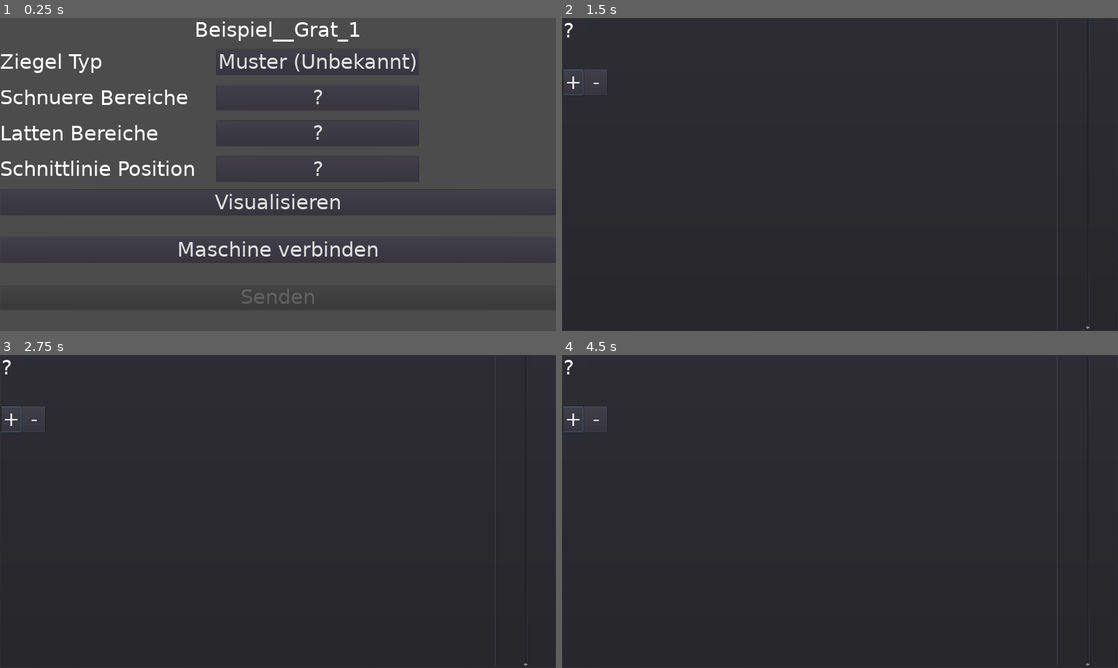
Above: before the commit, frames 1-4 (two rows, left to right).
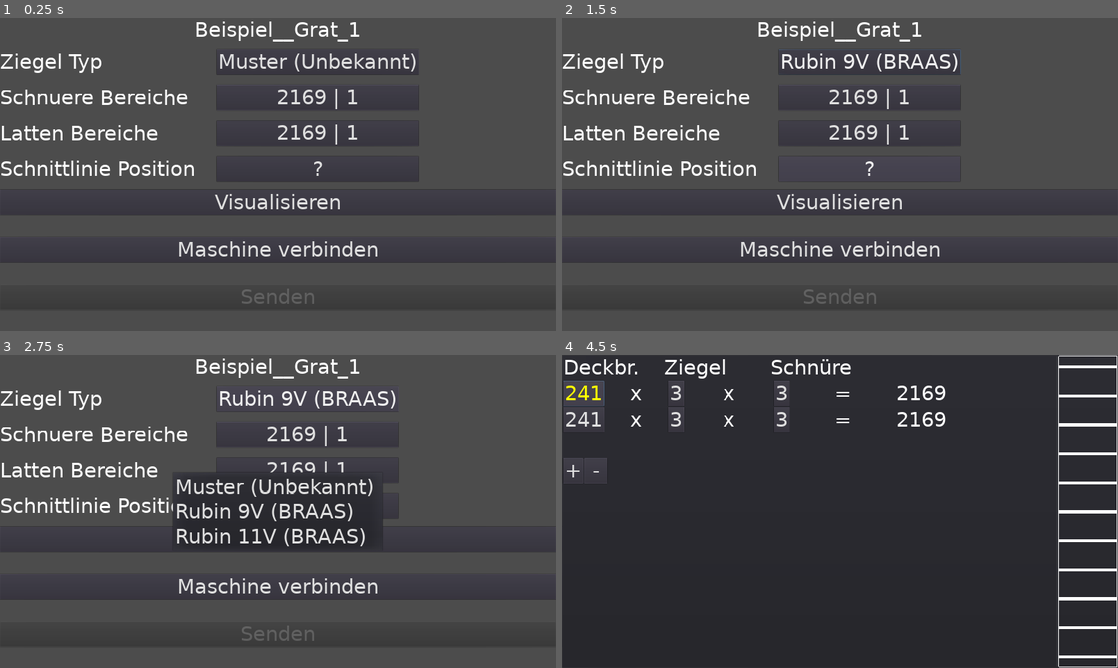
Above: after the commit, the same moments.

Repository: schwitin/TilesCutting1
Game: Godot game, scene res://Einstellungen/EinstellungenInput.tscn
Two runs of this game, one before a commit and one after it. Both use one fixed random seed, a clock stepped at 60 frames per second and the inputs below. This scene is started directly instead of the project's main scene.
Inputs (mouse positions are in pixels of both pictures, inside the frame that each line leads up to):
- Up to frame 1 (0.25 s): no input
- Up to frame 2 (1.5 s): click "Muster (Unbekannt)" at 0.5 s; click "?" at 1.25 s
- Up to frame 3 (2.75 s): click "Muster (Unbekannt)" (after the commit: "Rubin 9V (BRAAS)") at 2 s
- Up to frame 4 (4.5 s): click "?" (after the commit: "2169 | 1") at 2.75 s; click "+" at 3.5 s; click (584, 392) at 4.25 s, where only the run after the commit has a clickable "241"

The runs differ from the first frame. In frame 1, 0.5% of the frame differs, in the area x 50-65%, y 22-41%; in frame 2, 76%, in the area x 0-100%, y 0-100%; in frame 3, 73%; in frame 4, 3.7%.
Error before the commit: Invalid get index 'bereicheLatten' (on base: 'Nil'). (res://Einstellungen/Bereiche/BereicheInput.gd:53)
Error after the commit: Invalid call. Nonexistent function 'set_ziegel_typ' in base 'Nil'. (res://Einstellungen/EinstellungenInput.gd:60)

Commit message:
Selbst gebastelten slider eingebaut

Diff:
--- /dev/null
+++ b/Controls/NiceSlider.gd
@@ -0,0 +1,227 @@
+extends Control
+
+var sliderPositon
+var sliderLastPosition
+
+var lastMovingStepTime = OS.get_ticks_msec()
+var speedSetTime =  OS.get_ticks_msec()
+
+var MIN_SENSITIVITY = 1
+var MAX_SENSITIVITY = 100
+var sensitivity = MAX_SENSITIVITY
+
+var inernalValue = 0
+var value = 0
+var minValue = 0
+var maxValue = 100
+
+var speed = 0
+var MAX_SPEED = 1000
+var MIN_SPEED = 200
+var SPEED_DECREMENT = 2
+
+
+signal value_changed(value)
+
+var isPressed = false
+
+func _ready():
+	sliderPositon = int((rect_size.y / 2))
+	sliderLastPosition = null
+
+
+func _gui_input(event):
+	if event.is_class('InputEventScreenTouch'):
+		accept_event()
+		if (!event.pressed && OS.get_ticks_msec() - self.speedSetTime > 100):
+			self.speed = 0 # discard speed becouse no swip
+
+		self.isPressed = event.pressed
+		self.sliderLastPosition = null
+		if self.isPressed:
+			stop()
+
+	if event.is_class('InputEventScreenDrag'):
+		accept_event()
+		move_manualy(event.position.y)
+		set_new_speed(event.speed.y)
+
+
+# warning-ignore:unused_argument
+func _process(delta):
+	if is_moving_automaticaly():
+		move_step_automaticaly()
+
+
+func _draw():
+	var offset = 100
+	var color
+	if is_on_limit() :
+		color = Color.gray
+	else:
+		color = Color.white
+
+	# draw below sliderPosition
+	var y = sliderPositon
+	while(y < rect_size.y):
+		draw_rect(Rect2(Vector2(0,y), Vector2(rect_size.x, 10)), color)
+		y += offset
+
+	# draw above sliderPositin
+	y = sliderPositon
+	while(y > 0):
+		draw_rect(Rect2(Vector2(0,y), Vector2(rect_size.x, 10)), color)
+		y -= offset
+
+	# draw bounding box
+	draw_rect(Rect2(Vector2(0,0), Vector2(rect_size.x, rect_size.y)), Color.white, false)
+
+
+func move_manualy(fingerPosition):
+	if self.sliderLastPosition == null :
+		self.sliderLastPosition = fingerPosition
+		self.sliderPositon = fingerPosition
+		return
+
+	var movedDistance = int(self.sliderLastPosition - fingerPosition)
+	var allowedDecrement = self.update_value(movedDistance)
+	#print(self.sliderLastPosition, ', ', event.position.y, ', ', movedDistance, ',', allowedDecrement)
+	self.sliderPositon -= allowedDecrement
+	self.sliderLastPosition = self.sliderPositon
+	update()
+
+
+func move_step_automaticaly():
+	if !self.is_moving_in_current_direction_allowed():
+		stop()
+		return
+
+	var currentTime = OS.get_ticks_msec()
+	var elapsedTime = currentTime - self.lastMovingStepTime
+	var delayMs = 1000.0 / abs(speed)
+	if elapsedTime < delayMs :
+		return
+
+	self.lastMovingStepTime = currentTime
+	update_values(elapsedTime / 1000.0)
+	update()
+
+
+func update_values(elapsedTime):
+	var distanceToMove = int(self.speed * elapsedTime)
+	self.speed -= self.SPEED_DECREMENT * self.speed/abs(self.speed)
+	self.sliderPositon += distanceToMove
+	flipSliderPositionIfNecessary()
+	update_value(-distanceToMove)
+
+
+func flipSliderPositionIfNecessary():
+	if sliderPositon < 0 :
+		sliderPositon = rect_size.y
+
+	if sliderPositon > rect_size.y :
+		sliderPositon = 0
+
+
+func update_value(requestedIncrement):
+	if abs(requestedIncrement) < 1 :
+		return 0
+
+	var successfullIncrement = 0
+	var direction = int(requestedIncrement / abs(requestedIncrement))
+
+	# warning-ignore:unused_variable
+	for i in range(abs(requestedIncrement)):
+		# print(direction, ',', self.value)
+		if direction > 0 && self.value >= self.maxValue || direction < 0 && self.value <= self.minValue:
+			stop()
+			break
+
+		self.inernalValue += 1 * direction
+		successfullIncrement += 1 * direction
+
+		if self.inernalValue % self.sensitivity == 0 :
+			self.value += 1 * direction
+			emit_signal("value_changed", value)
+
+	return successfullIncrement
+
+
+func is_moving_automaticaly():
+	return !isPressed && abs(self.speed) > SPEED_DECREMENT
+
+
+func is_moving_in_current_direction_allowed():
+	var direction = self.get_direction()
+	return direction < 0 && self.value < self.maxValue || direction > 0 && self.value > self.minValue
+
+
+func is_on_limit():
+	return self.value >= self.maxValue || self.value <= self.minValue
+
+func stop():
+	self.speed = 0
+
+
+func get_direction():
+	return self.speed / abs(self.speed)
+
+
+func set_new_speed(newSpeed):
+	var s = abs(newSpeed)
+	var direction =  newSpeed / s
+	if s > self.MAX_SPEED :
+		self.speed = self.MAX_SPEED * direction
+	#elif s < self.MIN_SPEED :
+	#	self.speed = 0
+	else:
+		self.speed = newSpeed
+
+	self.speedSetTime =  OS.get_ticks_msec()
+
+
+func get_min():
+	return self.minValue
+
+
+func set_min(minValue):
+	self.minValue = minValue
+
+
+func get_max():
+	return self.maxValue
+
+
+func set_max(maxValue):
+	self.maxValue = maxValue
+
+
+func get_value():
+	return self.value
+
+
+func set_value(value):
+	if value < self.minValue :
+		self.value = minValue
+		self.inernalValue = self.value
+		return
+
+	if value > self.maxValue :
+		self.value = self.maxValue
+		self.inernalValue = self.value
+		return
+
+	self.value = value
+	self.inernalValue = value
+
+
+func set_sensitivity(sensitivity):
+	if sensitivity > self.MAX_SENSITIVITY :
+		self.sensitivity = self.MAX_SENSITIVITY
+		return
+
+	if sensitivity < self.MIN_SENSITIVITY :
+		self.sensitivity = self.MIN_SENSITIVITY
+		return
+
+	self.sensitivity = sensitivity
--- a/Einstellungen/Bereiche/BereicheInput.gd
+++ b/Einstellungen/Bereiche/BereicheInput.gd
@@ -18,7 +18,7 @@
 var isDirty = false
 
 func _ready():
-	#test()
+	test()
 	pass
 
 
@@ -107,7 +107,7 @@
 	var slider = get_node("PopupPanel/HBoxContainer/VSlider")
 	slider.set_min(input_field.min_wert)
 	slider.set_max(input_field.max_wert)
-	slider.set_step(input_field.anpassung_schritt)
+	#slider.set_step(input_field.anpassung_schritt)
 	slider.set_value(input_field.wert)
 	selectedInputField = input_field
 
--- a/Einstellungen/Bereiche/BereicheInput.tscn
+++ b/Einstellungen/Bereiche/BereicheInput.tscn
@@ -1,7 +1,8 @@
-[gd_scene load_steps=3 format=2]
+[gd_scene load_steps=4 format=2]
 
 [ext_resource path="res://Resources/theme.tres" type="Theme" id=1]
 [ext_resource path="res://Einstellungen/Bereiche/BereicheInput.gd" type="Script" id=2]
+[ext_resource path="res://Controls/NiceSlider.gd" type="Script" id=3]
 
 [node name="BereicheInput" type="Button"]
 margin_right = 30.0
@@ -65,14 +66,12 @@
 margin_right = 164.0
 margin_bottom = 264.0
 
-[node name="VSlider" type="VSlider" parent="PopupPanel/HBoxContainer"]
+[node name="VSlider" type="Control" parent="PopupPanel/HBoxContainer"]
 margin_left = 168.0
 margin_right = 368.0
 margin_bottom = 264.0
 rect_min_size = Vector2( 200, 0 )
-size_flags_horizontal = 1
-size_flags_vertical = 3
-ticks_on_borders = true
+script = ExtResource( 3 )
 [connection signal="pressed" from="." to="." method="_on_DachdimensionInput_pressed"]
 [connection signal="popup_hide" from="PopupPanel" to="." method="_on_PopupPanel_popup_hide"]
 [connection signal="pressed" from="PopupPanel/HBoxContainer/Container/AddRemoveContainer/AddButton" to="." method="_on_AddButton_pressed"]
--- a/project.godot
+++ b/project.godot
@@ -44,6 +44,10 @@
  ]
 }
 
+[input_devices]
+
+pointing/emulate_touch_from_mouse=true
+
 [rendering]
 
 quality/driver/driver_name="GLES2"
